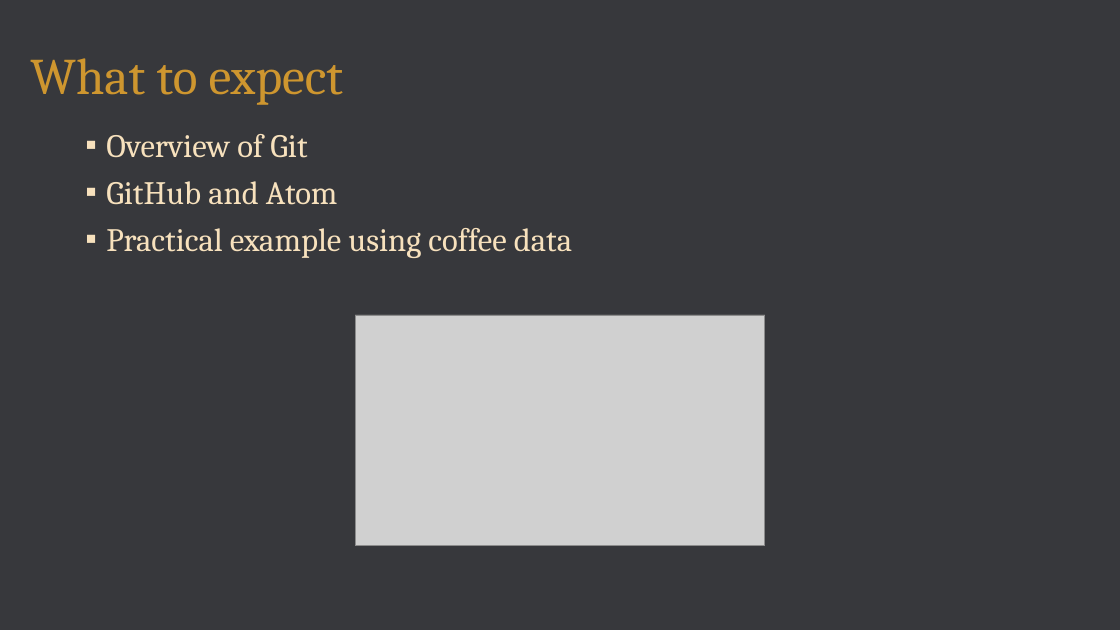
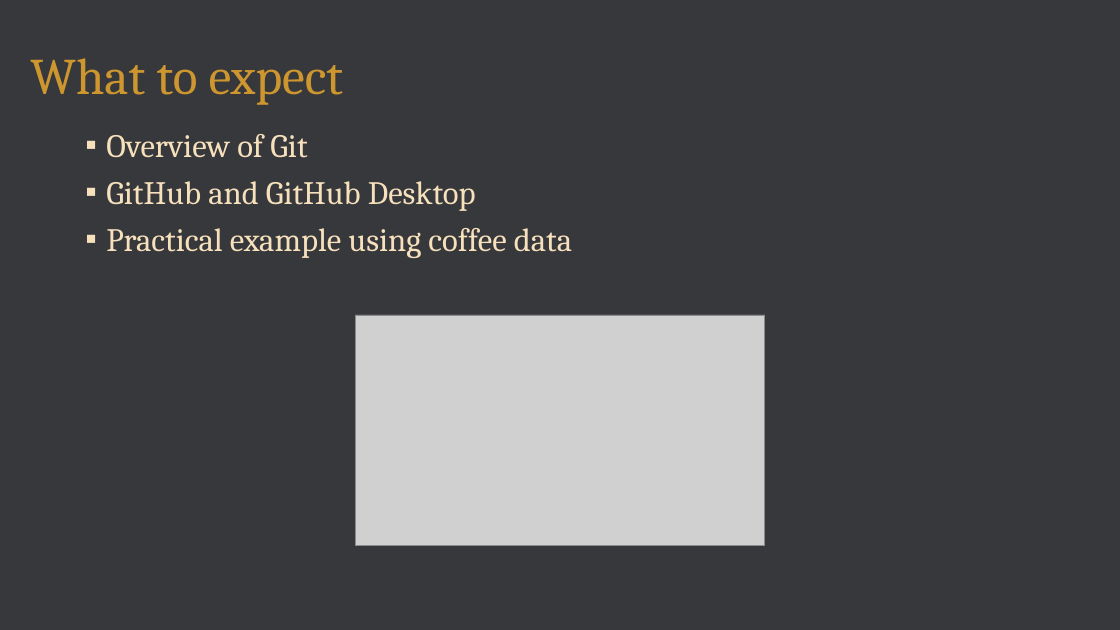
Before and after one commit to JuliusWelzel/teaching, a slide deck: slide 2 of git_intro/intro_to_git_jw.pptx. Drawn at 1120x630 pixels with LibreOffice and Linux fonts; fonts in the diff are those of the drawing; grey boxes stand for pictures. Boxes give left, top, right and bottom in pixels: in the first picture for what was removed or moved away, otherwise in the second. Text is boxed around its words. In the diff, an @@ line names an element or a change of style, - is before the commit and + after.

Commit message:
[ENH] git intro updated to git desktop

```diff
--- a/git_intro/intro_to_git_jw.pptx
+++ b/git_intro/intro_to_git_jw.pptx
@@ text at box(106, 181, 476, 211): text changed @@
-▪ GitHub and Atom
+▪ GitHub and GitHub Desktop
```
